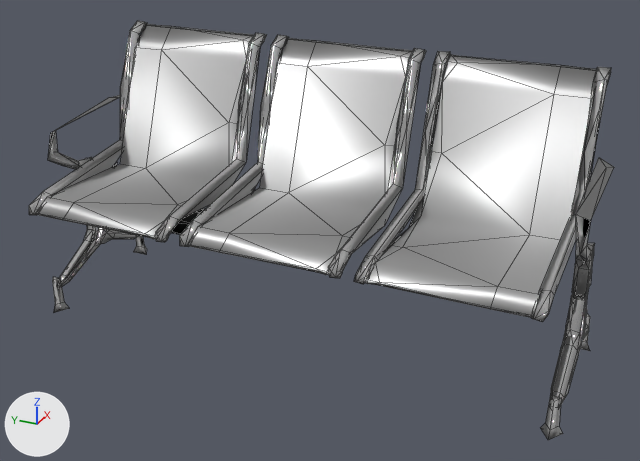
The Blender file MuseoCuerpoHumano/Assets/Models/Muebles/Bench/bench.blend as it was, and as the next commit left it.
The view is the same before and after, from a 50 mm camera at (2.922, -0.783, 1.122) aimed at (5.082, 0.189, 0.042). The axes (+X, +Y, +Z) are drawn at lower left. The lights are the same throughout. Mesh edges are drawn as thin lines.

Objects in the first picture: 'seat'.
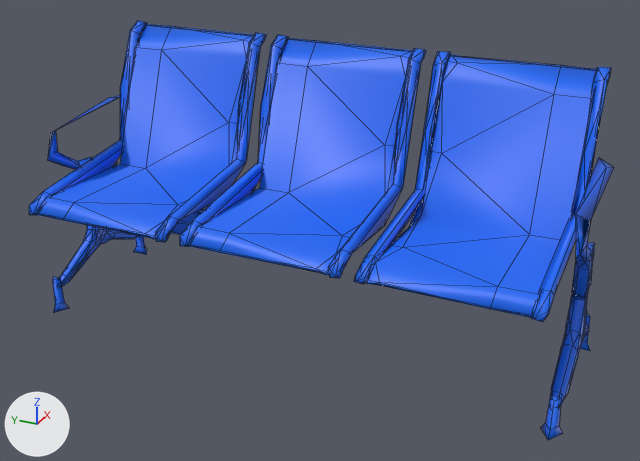
Boxes [x1, y1, x2, y2] around the edits, measured in the pictures (640 x 461 px):
```json
{"part": 1, "of": "me_плоскость", "change": "recoloured", "before": [35, 24, 597, 318], "after": [35, 24, 597, 318], "on screen": "white to blue"}
{"part": 2, "of": "me_плоскость", "change": "recoloured", "before": [29, 21, 614, 440], "after": [29, 21, 614, 440], "on screen": "grey to blue"}
{"part": 3, "of": "me_плоскость", "change": "recoloured", "before": [113, 163, 255, 235], "after": [113, 163, 255, 235]}
```

Edits to the scene script, one JSON object a line:
```json
{"op": "add", "block": "mat_metal_asientos", "code": ["mat_metal_asientos = principled_material('metal-asientos')", "mat_metal_asientos.base_color = (0.00648, 0.139, 0.911)  # blue #1368f5", "mat_metal_asientos.roughness = 0.468"]}
{"block": "me_плоскость", "where": "me_плоскость.from_pydata(...)  # 3634 vertices, 3442 faces; spans x -1.47..1.76, y -1.59..2.64, z -3.57..3.57"}
{"block": "me_плоскость", "where": "# used by ob_seat; location = (5.119, 0.239, 0.0); rotation_euler = (1.571, 0.0, 3.139), in degrees (90, 0, 180); scale = (0.2, 0.2, 0.234)"}
{"block": "me_плоскость", "change": "me_плоскость part 1: all 648 faces that had it switch from mat_seat to mat_metal_asientos (blue #1368f5)"}
{"block": "me_плоскость", "change": "me_плоскость part 2: all 2552 faces that had it switch from mat_silverglossy to mat_metal_asientos (blue #1368f5)"}
{"block": "me_плоскость", "change": "me_плоскость part 3: all 242 faces that had it switch from mat_axis to mat_metal_asientos (blue #1368f5)"}
```
